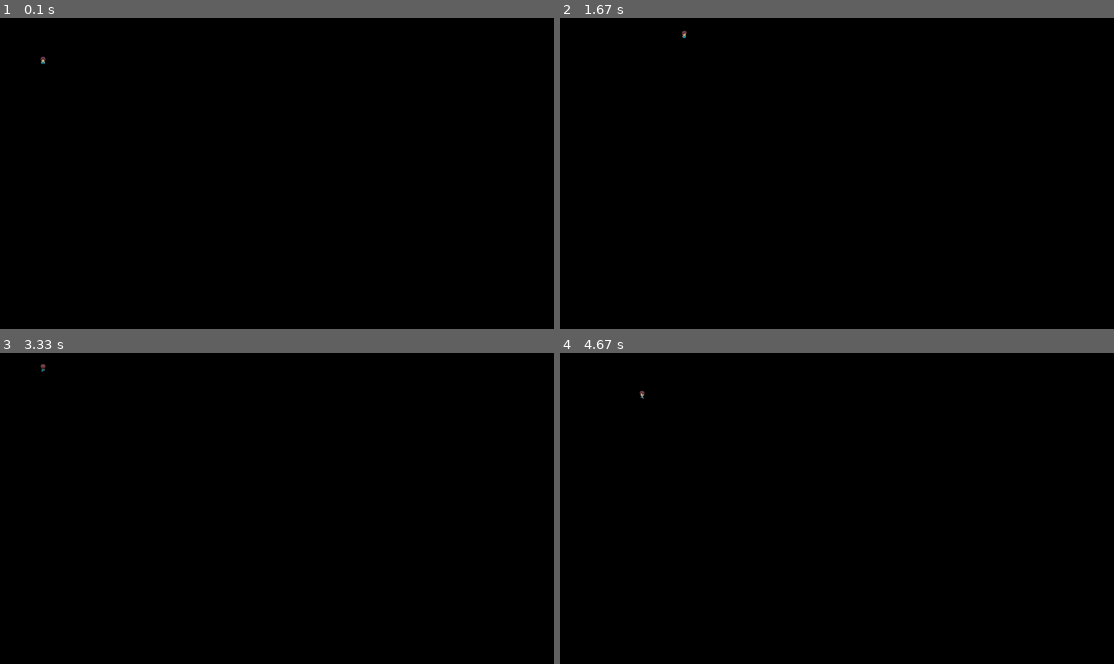
Above: before the commit, frames 1-4 (two rows, left to right).
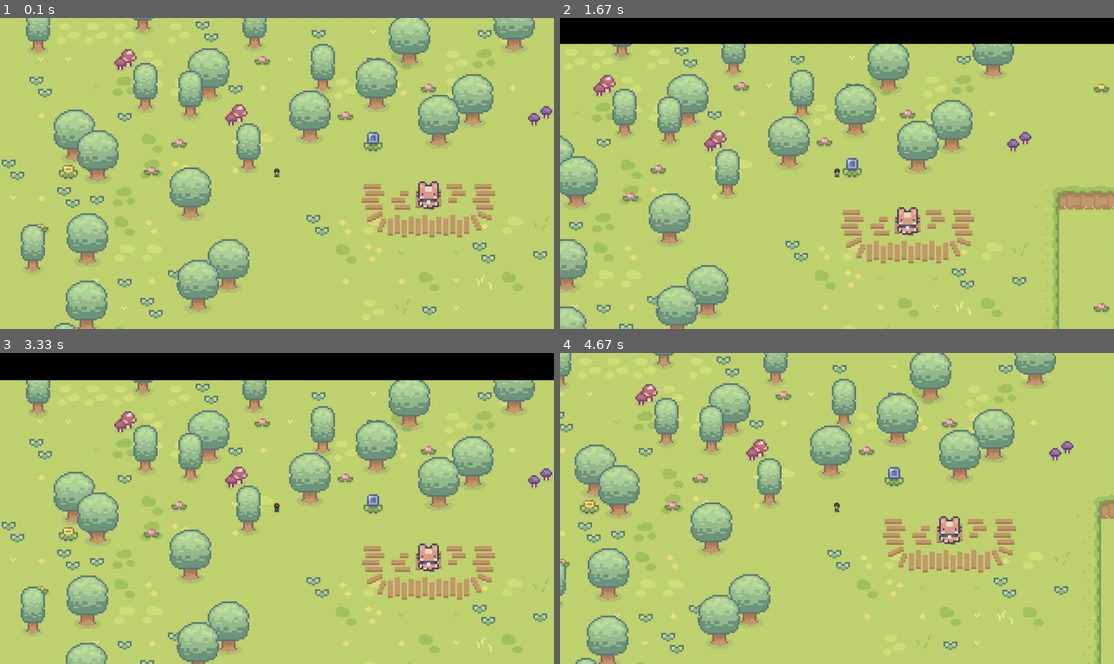
Above: after the commit, the same moments.

Repository: OArthr/piton
Game: pygame game, started from Dream/Dream_Codding/main.py
Two runs of this game, one before a commit and one after it. Both use one fixed random seed, a clock stepped at 60 frames per second and the inputs below.
Inputs:
- Up to frame 1 (0.1 s): no input
- Up to frame 2 (1.67 s): hold D 0.33-0.8 s; hold W 0.83-1.13 s; hold D 1.17-1.63 s
- Up to frame 3 (3.33 s): hold A 1.67-2.2 s; hold S 2.23-2.53 s; hold A 2.57-2.97 s; hold W from 3 s (still down)
- Up to frame 4 (4.67 s): release W at 3.37 s; hold D 3.4-4.03 s; hold S 4.07-4.43 s; hold A from 4.47 s (still down)

The runs differ from the first frame. In frame 1, 100% of the frame differs, in the area x 0-100%, y 0-100%; in frame 2, 92%; in frame 3, 91%; in frame 4, 100%.

Commit message:
Câmera
Adicionada a câmera centralizada no player
Possui chão de um png(Não é um mapa, serve apenas para facilitar a visualização da move do player)

Diff:
--- a/Dream/Dream_Codding/level.py
+++ b/Dream/Dream_Codding/level.py
@@ -1,26 +1,43 @@
 import pygame
 from settings import *
 from player import Player
-
+from sprites import Generic
 class Level:
 
     def __init__(self):
 
         #Pega a superficie
         self.display_surface = pygame.display.get_surface()
-
-
-        self.all_sprites = pygame.sprite.Group()
-
+        self.all_sprites = CameraGroup()
         self.setup()
 
     def setup(self):
-        self.player = Player((100, 100), self.all_sprites)
+        self.player = Player((640, 360), self.all_sprites)
 
-
-
+        Generic(
+            pos = (0, 0),
+            surf = pygame.image.load('Dream/Dream_Codding/grafico/grafico/ground.png').convert_alpha(),
+            groups = self.all_sprites,
+            z = LAYERS['ground'])
 
     def run(self, dt):
         self.display_surface.fill('black')
-        self.all_sprites.draw(self.display_surface)
+        self.all_sprites.custom_draw(self.player)
         self.all_sprites.update(dt)
+
+class CameraGroup(pygame.sprite.Group):
+    def __init__(self):
+        super().__init__()
+        self.display_surface = pygame.display.get_surface()
+        self.offset = pygame.math.Vector2()
+
+    def custom_draw(self, player):
+        self.offset.x = player.rect.centerx - SCREEN_WIDTH / 2
+        self.offset.y = player.rect.centery - SCREEN_HEIGHT / 2
+
+        for layer in LAYERS.values():
+            for sprite in self.sprites():
+                if sprite.z == layer:
+                    offset_rect = sprite.rect.copy()
+                    offset_rect.center -= self.offset
+                    self.display_surface.blit(sprite.image, offset_rect)
--- a/Dream/Dream_Codding/main.py
+++ b/Dream/Dream_Codding/main.py
@@ -1,6 +1,7 @@
 import pygame, sys
 from settings import *
 from level import Level
+
 class Game:
     def __init__(self):
         pygame.init()
--- a/Dream/Dream_Codding/player.py
+++ b/Dream/Dream_Codding/player.py
@@ -14,6 +14,7 @@
 
         self.image = self.animations[self.status][self.frame_index]#inicia o player
         self.rect = self.image.get_rect(center=pos)#rect do player
+        self.z = LAYERS['main']
 
         #Movimento
         self.direction = pygame.math.Vector2()
--- a/Dream/Dream_Codding/settings.py
+++ b/Dream/Dream_Codding/settings.py
@@ -4,7 +4,7 @@
 SCREEN_HEIGHT = 720
 TILE_SIZE = 16
 
-# # overlay positions
+# overlay positions
 # OVERLAY_POSITIONS = {
 # 	'tool' : (40, SCREEN_HEIGHT - 15),
 # 	'seed': (70, SCREEN_HEIGHT - 5)}
@@ -16,19 +16,19 @@
 # 	'down': Vector2(0,50)
 # }
 
-# LAYERS = {
-# 	'water': 0,
-# 	'ground': 1,
-# 	'soil': 2,
-# 	'soil water': 3,
-# 	'rain floor': 4,
-# 	'house bottom': 5,
-# 	'ground plant': 6,
-# 	'main': 7,
-# 	'house top': 8,
-# 	'fruit': 9,
-# 	'rain drops': 10
-# }
+LAYERS = {
+	# 'water': 0,
+	'ground': 1,
+	# 'soil': 2,
+	# 'soil water': 3,
+	# 'rain floor': 4,
+	# 'house bottom': 5,
+	# 'ground plant': 6,
+	'main': 2,
+	# 'house top': 8,
+	# 'fruit': 9,
+	# 'rain drops': 10
+}
 
 # APPLE_POS = {
 # 	'Small': [(18,17), (30,37), (12,50), (30,45), (20,30), (30,10)],
--- /dev/null
+++ b/Dream/Dream_Codding/sprites.py
@@ -0,0 +1,9 @@
+import pygame
+from settings import *
+
+class Generic(pygame.sprite.Sprite):
+    def __init__(self, pos, surf, groups, z = LAYERS['main']):
+        super().__init__(groups)
+        self.image = surf
+        self.rect = self.image.get_rect(topleft=pos)
+        self.z = z
Binary file added: Dream/Dream_Codding/grafico/grafico/ground.png
Not shown, added: Dream/Dream_Codding/grafico/grafico/1363709.png
